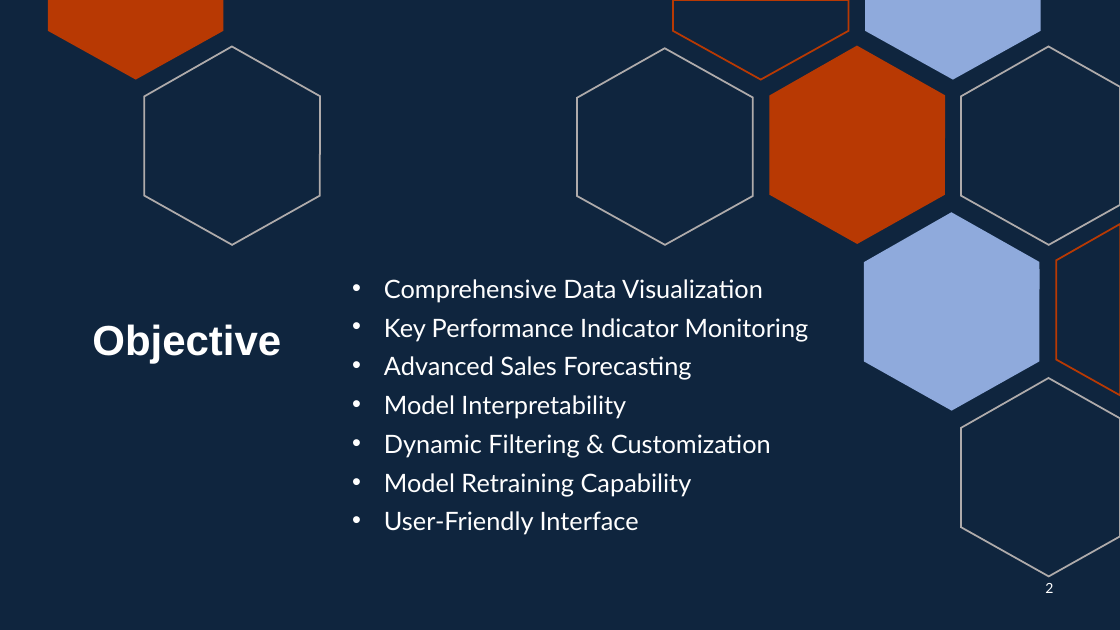
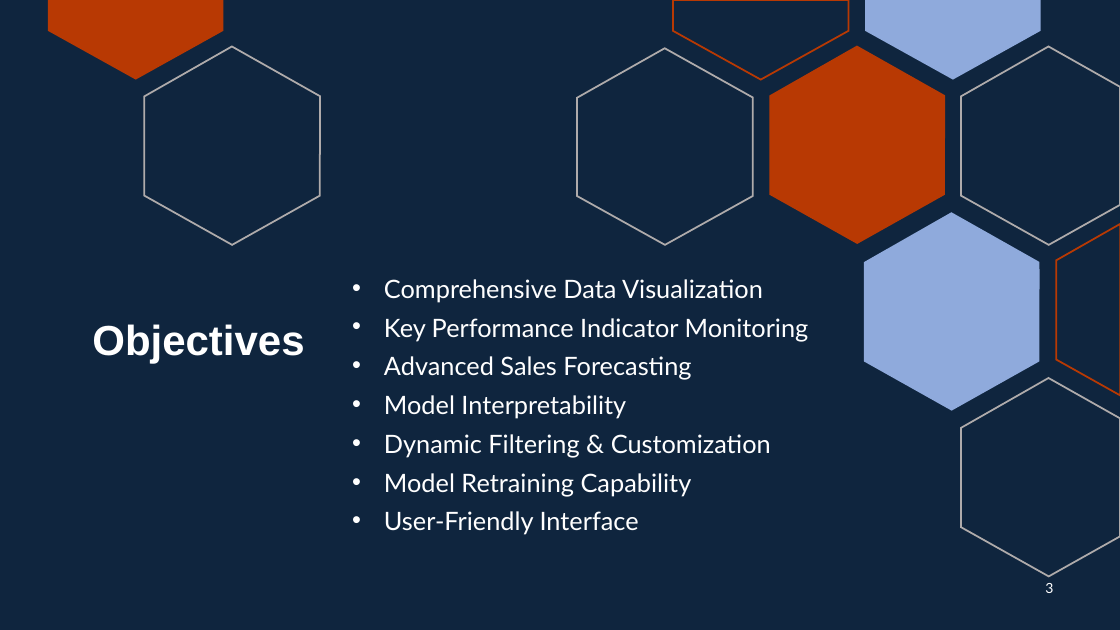
Before and after one commit to AlienMinus/Retail-Sales-Forecast, a slide deck: slide 3 of Docs/Retail Sales Forecasting.pptx (slide 2 before the commit). Drawn at 1120x630 pixels with LibreOffice and Linux fonts; fonts in the diff are those of the drawing. Boxes give left, top, right and bottom in pixels: in the first picture for what was removed or moved away, otherwise in the second. Text is boxed around its words. In the diff, an @@ line names an element or a change of style, - is before the commit and + after.

```diff
--- a/Docs/Retail Sales Forecasting.pptx
+++ b/Docs/Retail Sales Forecasting.pptx
@@ title at (x1=92, y1=324, x2=304, y2=363): text changed @@
-Objective
+Objectives
@@ page number at (x1=1045, y1=583, x2=1053, y2=593): text changed @@
-2
+3
```
Also in this commit, not shown: 2 other slides changed, 2 slides added, 4 slides removed, 1 other file.
